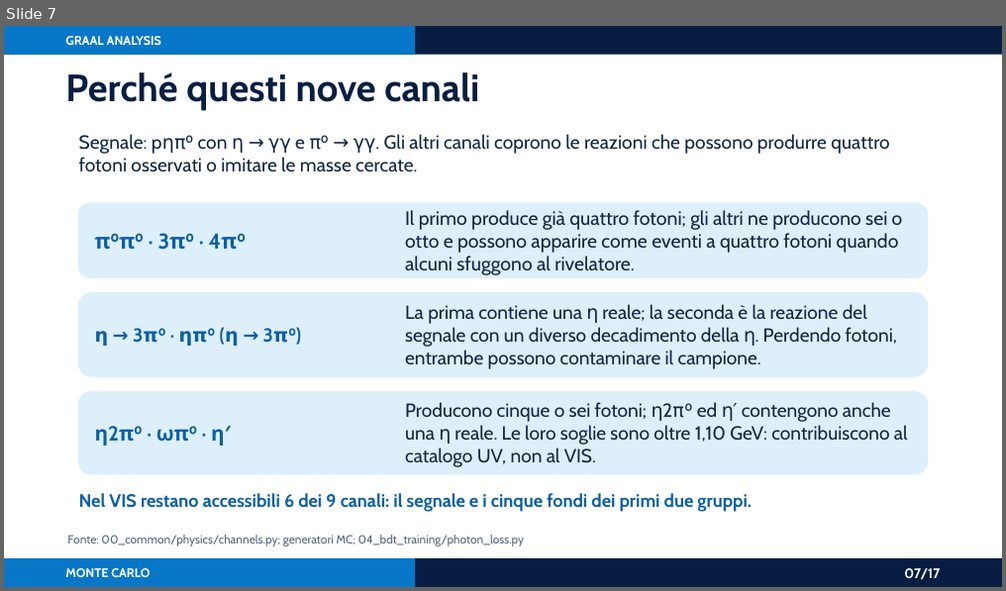
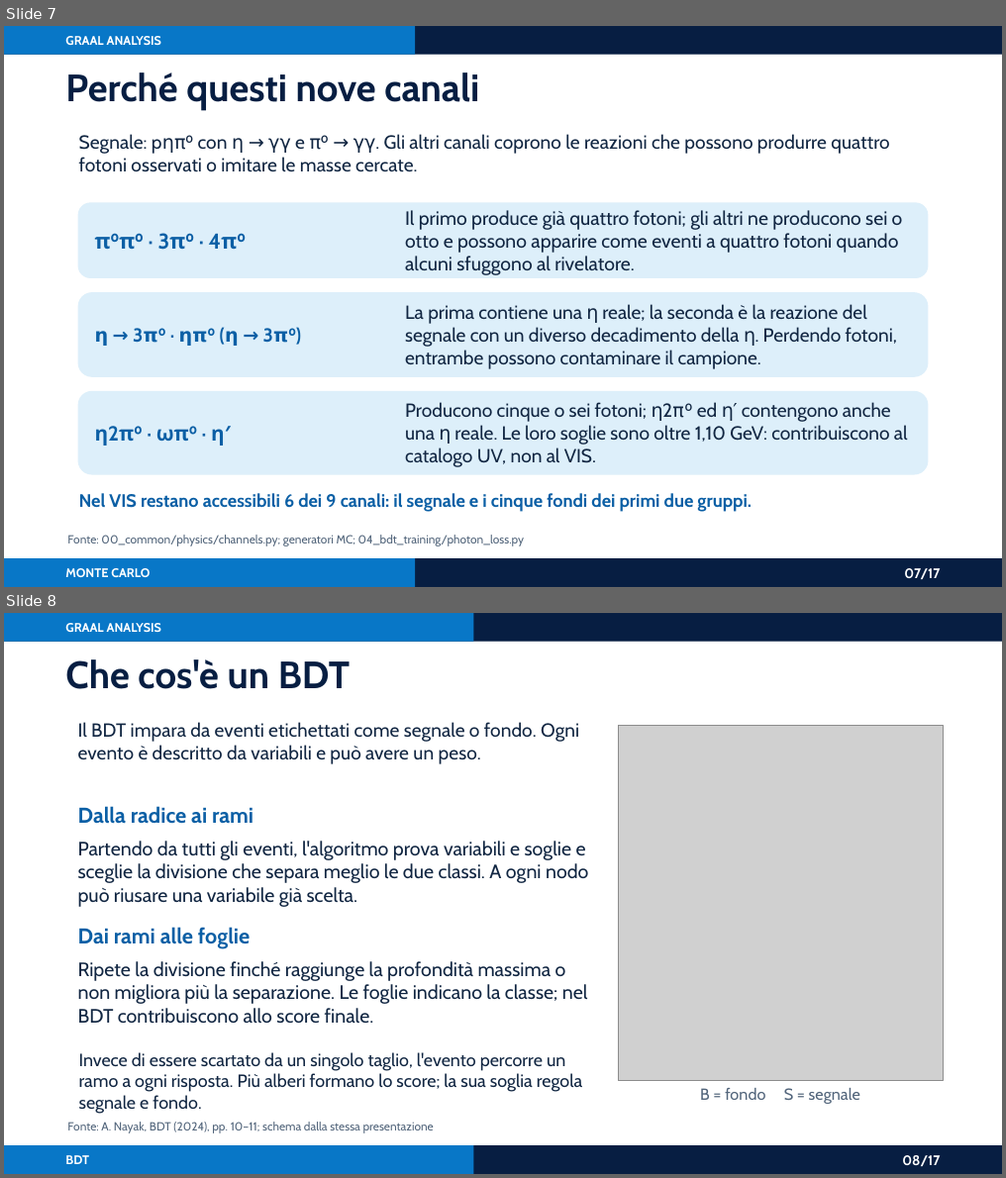
Before and after one commit to AntoninoFulci/GRAAL_Analysis, a slide deck: presentations/graal_analysis_framework_asimmetrie.pptx. Shown one above the other, each under a label of ours: slide 7 before the commit, slides 7 and 8 after it. The pictures are 1006x591 and 1006x1178 pixels, drawn with LibreOffice and Linux fonts; fonts in the diff are those of the drawing; grey boxes stand for pictures. Boxes give left, top, right and bottom in pixels: in the first picture for what was removed or moved away, otherwise in the second. Text is boxed around its words. In the diff, an @@ line names an element or a change of style, - is before the commit and + after.

Commit message:
Expand BDT introduction from Nayak slides

```diff
--- a/presentations/graal_analysis_framework_asimmetrie.pptx
+++ b/presentations/graal_analysis_framework_asimmetrie.pptx
@@ slide 8 added at [4, 613, 1002, 1174], background #FFFFFF @@
@@ rectangle added at [4, 613, 1002, 641], fill #071E42 @@
@@ rectangle added at [4, 613, 474, 641], fill #0877C7 @@
@@ text added at [65, 623, 161, 632], 9 pt, text #FFFFFF, bold @@
+GRAAL ANALYSIS
@@ text added at [65, 660, 350, 689], 27.5 pt, text #071E42, bold @@
+Che cos'è un BDT
@@ text added at [78, 722, 579, 764], 13.8 pt, text #112642 @@
+Il BDT impara da eventi etichettati come segnale o fondo. Ogni evento è descritto da variabili e può avere un peso.
@@ picture added at [618, 726, 943, 1081] @@
@@ text added at [78, 806, 253, 824], 15.5 pt, text #0B5FA5, bold @@
+Dalla radice ai rami
@@ text added at [78, 841, 588, 907], 14 pt, text #112642 @@
+Partendo da tutti gli eventi, l'algoritmo prova variabili e soglie e sceglie la divisione che separa meglio le due classi. A ogni nodo può riusare una variabile già scelta.
@@ text added at [78, 927, 250, 949], 15.5 pt, text #0B5FA5, bold @@
+Dai rami alle foglie
@@ text added at [78, 961, 588, 1024], 14 pt, text #112642 @@
+Ripete la divisione finché raggiunge la profondità massima o non migliora più la separazione. Le foglie indicano la classe; nel BDT contribuiscono allo score finale.
@@ text added at [79, 1053, 582, 1114], 12.8 pt, text #112642 @@
+Invece di essere scartato da un singolo taglio, l'evento percorre un ramo a ogni risposta. Più alberi formano lo score; la sua soglia regola segnale e fondo.
@@ text added at [700, 1088, 860, 1104], 11.6 pt, text #52657B @@
+B = fondo S = segnale
@@ rectangle added at [4, 1146, 1002, 1173], fill #071E42 @@
@@ rectangle added at [4, 1146, 474, 1173], fill #0877C7 @@
@@ text added at [67, 1122, 434, 1134], 8.5 pt, text #52657B @@
+Fonte: A. Nayak, BDT (2024), pp. 10–11; schema dalla stessa presentazione
@@ text added at [65, 1156, 89, 1164], 9 pt, text #FFFFFF, bold @@
+BDT
@@ text added at [902, 1156, 940, 1167], 10 pt, text #FFFFFF, bold @@
+08/17
```
Also in this commit, not shown: 1 slide removed, 5 other files.
